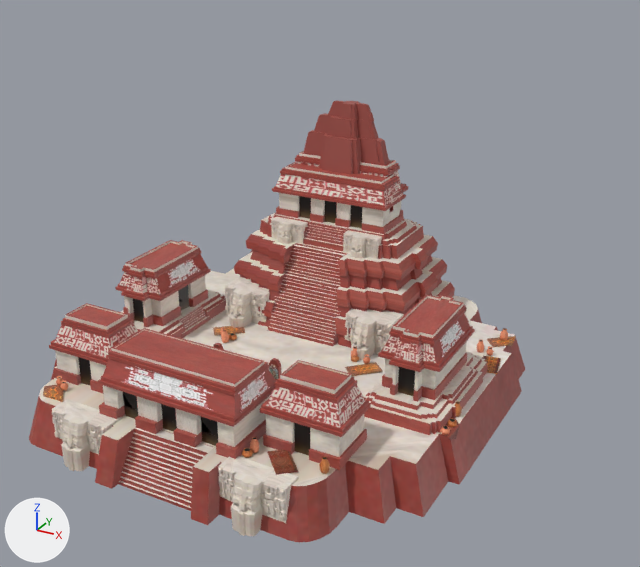
The COLLADA model art/meshes/structural/maya_protoclassic/maya_wonder_new.dae as it was, and as the next commit left it.
Rendered twice from a 50 mm camera at (40.4, -73.6, 45.6) aimed at (0.0, 0.0, 8.8). Arrows for +X, +Y and +Z are at lower left; the lights stay in place. Vertices at the same position are counted once.

Before the edit, the objects in view are built like this:
```python
me_cubo_008 = bpy.data.meshes.new('Cubo.008')
me_cubo_008.from_pydata(...)  # 8198 vertices, 14169 faces; spans x -27.3..24.4, y -37.2..15.1, z -1.3..31.1
me_cubo_008.materials.append(mat_textura_finais_maia_001)  # picture img_maya_protoclassic_struct_png
ob_wonder = bpy.data.objects.new('wonder', me_cubo_008)
ob_wonder.location = (0.0, 3.9, 0.0)
ob_wonder.scale = (0.839, 0.839, 0.839)
```
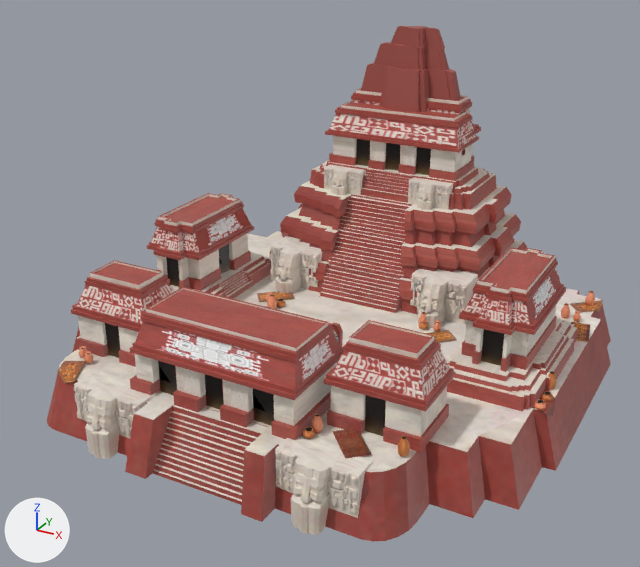
Commit message: fix: ao map new wonder

Boxes (x1, y1, x2, y2) around the edits, measured in the pictures (640 x 567 px; the box of a moved part takes in the faces that stretch with it):
'wonder', reshaped, moved, rescaled (14% wider, 17% taller): before (29, 100, 525, 542); after (47, 26, 611, 542)
part 1 of me_cubo_008, moved or reshaped: before (29, 269, 525, 542); after (47, 231, 611, 542)
part 2 of me_cubo_008, moved or reshaped: before (52, 399, 121, 471); after (74, 373, 156, 459)
part 3 of me_cubo_008, moved or reshaped: before (218, 456, 298, 536); after (275, 437, 373, 535)
part 4 of me_cubo_008, moved or reshaped: before (107, 354, 269, 396); after (140, 316, 334, 363)
part 5 of me_cubo_008, moved or reshaped: before (98, 379, 275, 427); after (129, 347, 343, 400)
part 6 of me_cubo_008, moved or reshaped: before (101, 376, 277, 422); after (132, 342, 343, 394)
part 7 of me_cubo_008, moved or reshaped: before (108, 350, 268, 392); after (142, 311, 332, 358)
part 8 of me_cubo_008, moved or reshaped: before (111, 328, 265, 387); after (145, 287, 328, 351)
part 9 of me_cubo_008, moved or reshaped: before (103, 359, 276, 417); after (135, 322, 342, 388)
part 10 of me_cubo_008, moved or reshaped: before (119, 428, 214, 511); after (153, 405, 268, 505)
part 11 of me_cubo_008, moved or reshaped: before (201, 417, 218, 446); after (253, 388, 274, 425)
part 12 of me_cubo_008, moved or reshaped: before (99, 385, 125, 419); after (130, 354, 161, 395)
part 13 of me_cubo_008, moved or reshaped: before (216, 395, 271, 459); after (271, 362, 337, 440)
part 14 of me_cubo_008, moved or reshaped: before (174, 408, 202, 447); after (220, 379, 254, 428)
part 15 of me_cubo_008, moved or reshaped: before (135, 396, 163, 434); after (173, 366, 206, 412)
part 16 of me_cubo_008, moved or reshaped: before (123, 392, 138, 419); after (158, 361, 177, 395)
part 17 of me_cubo_008, moved or reshaped: before (161, 404, 177, 432); after (205, 374, 223, 410)
part 18 of me_cubo_008, moved or reshaped: before (224, 277, 270, 328); after (270, 236, 322, 293)
part 19 of me_cubo_008, moved or reshaped: before (345, 308, 404, 360); after (410, 268, 478, 328)
part 20 of me_cubo_008, moved or reshaped: before (43, 100, 516, 475); after (58, 26, 603, 459)

Patch to the scene script:
```diff
--- a/art/meshes/structural/maya_protoclassic/maya_wonder_new.dae.py
+++ b/art/meshes/structural/maya_protoclassic/maya_wonder_new.dae.py
@@ me_cubo_008 @@
 # used by ob_wonder; location = (0.0, 3.9, 0.0); scale = (0.839, 0.839, 0.839)
-me_cubo_008.from_pydata(...)  # 8198 vertices, 14169 faces; spans x -27.3..24.4, y -37.2..15.1, z -1.3..31.1
+me_cubo_008.from_pydata(...)  # 8198 vertices, 14169 faces; spans x -21.8..21.6, y -18.0..25.8, z -2.1..25.0
+# me_cubo_008 part 1: the loose piece of 116 vertices spanning x -27.3..24.4, y -37.2..15.1, z -1.2..4.0 is scaled about its middle by 0.839, then moved by (1.3, 14.9, -1.3)
+# me_cubo_008 part 2: the loose piece of 487 vertices spanning x -16.1..-8.5, y -36.8..-32.5, z -1.3..4.2 is scaled about its middle by 0.839, then moved by (3.1, 18.7, -1.3)
+# me_cubo_008 part 3: the loose piece of 487 vertices spanning x 5.4..13.0, y -36.8..-32.5, z -1.3..4.2 is scaled about its middle by 0.839, then moved by (-0.4, 18.7, -1.3)
+# me_cubo_008 part 4: the loose piece of 8 vertices spanning x -10.0..5.7, y -32.1..-25.8, z 10.5..10.9 is scaled about its middle by 0.839, then moved by (1.5, 17.8, -2.8)
+# me_cubo_008 part 5: the loose piece of 8 vertices spanning x -10.5..6.3, y -33.3..-24.5, z 8.0..8.3 is scaled about its middle by 0.839, then moved by (1.4, 17.8, -2.4)
+# me_cubo_008 part 6: the loose piece of 8 vertices spanning x -10.4..6.2, y -33.0..-24.8, z 8.3..8.7 is scaled about its middle by 0.839, then moved by (1.4, 17.8, -2.4)
+# me_cubo_008 part 7: the loose piece of 8 vertices spanning x -9.9..5.7, y -31.9..-25.9, z 10.9..11.2 is scaled about its middle by 0.839, then moved by (1.5, 17.8, -2.8)
+# me_cubo_008 part 8: the loose piece of 18 vertices spanning x -9.8..5.5, y -31.6..-26.3, z 11.1..11.5 is scaled about its middle by 0.839, then moved by (1.5, 17.8, -2.9)
+# me_cubo_008 part 9: the loose piece of 8 vertices spanning x -10.3..6.1, y -32.8..-24.9, z 8.5..10.7 is scaled about its middle by 0.839, then moved by (1.4, 17.8, -2.6)
+# me_cubo_008 part 10: the loose piece of 54 vertices spanning x -6.9..3.8, y -36.2..-31.2, z -1.3..3.9 is scaled about its middle by 0.839, then moved by (1.4, 18.6, -1.3)
+# me_cubo_008 part 11: the loose piece of 8 vertices spanning x 1.4..3.9, y -31.9, z 4.0..8.0 is scaled about its middle by 0.839, then moved by (0.7, 18.3, -2.0)
+# me_cubo_008 part 12: the loose piece of 34 vertices spanning x -11.0..-8.7, y -33.1..-24.9, z 4.0..8.0 is scaled about its middle by 0.839, then moved by (2.7, 17.8, -2.0)
+# me_cubo_008 part 13: the loose piece of 34 vertices spanning x 3.9..6.2, y -33.1..-24.8, z 4.0..8.0 is scaled about its middle by 0.839, then moved by (0.3, 17.8, -2.0)
+# me_cubo_008 part 14: the loose piece of 16 vertices spanning x -1.2..1.4, y -33.1..-31.8, z 3.9..8.0 is scaled about its middle by 0.839, then moved by (1.1, 18.4, -2.0)
+# me_cubo_008 part 15: the loose piece of 16 vertices spanning x -6.1..-3.5, y -33.1..-31.8, z 3.9..8.0 is scaled about its middle by 0.839, then moved by (1.9, 18.4, -2.0)
+# me_cubo_008 part 16: the loose piece of 8 vertices spanning x -8.5..-6.1, y -31.9, z 4.0..8.0 is scaled about its middle by 0.839, then moved by (2.3, 18.3, -2.0)
+# me_cubo_008 part 17: the loose piece of 8 vertices spanning x -3.6..-1.1, y -31.9, z 4.0..8.0 is scaled about its middle by 0.839, then moved by (1.5, 18.3, -2.0)
+# me_cubo_008 part 18: the loose piece of 487 vertices spanning x -12.9..-6.8, y -9.3..-3.2, z 2.8..8.3 is scaled about its middle by 0.839, then moved by (2.7, 14.2, -1.9)
+# me_cubo_008 part 19: the loose piece of 487 vertices spanning x 4.5..10.7, y -9.3..-3.2, z 2.8..8.3 is scaled about its middle by 0.839, then moved by (-0.1, 14.2, -1.9)
+# me_cubo_008 part 20: 5842 of 8198 vertices moved; they spanned x -26.1..23.4, y -33.4..13.1, z 2.8..31.1 and now span x -20.8..20.7, y -15.8..24.1, z 1.3..25.0; mean shift (1.3, 14.4, -2.7); largest move (-17.9, -31.5, 4.6) -> (-13.9, -13.3, 2.8)
 me_cubo_008.materials.append(mat_textura_finais_maia_001)
@@ ob_wonder @@
 ob_wonder = bpy.data.objects.new('wonder', me_cubo_008)
-ob_wonder.location = (0.0, 3.9, 0.0)
-ob_wonder.scale = (0.839, 0.839, 0.839)
+ob_wonder.location = (0.0, 0.0, 0.0)
+ob_wonder.scale = (1.24, 1.28, 1.28)
```
